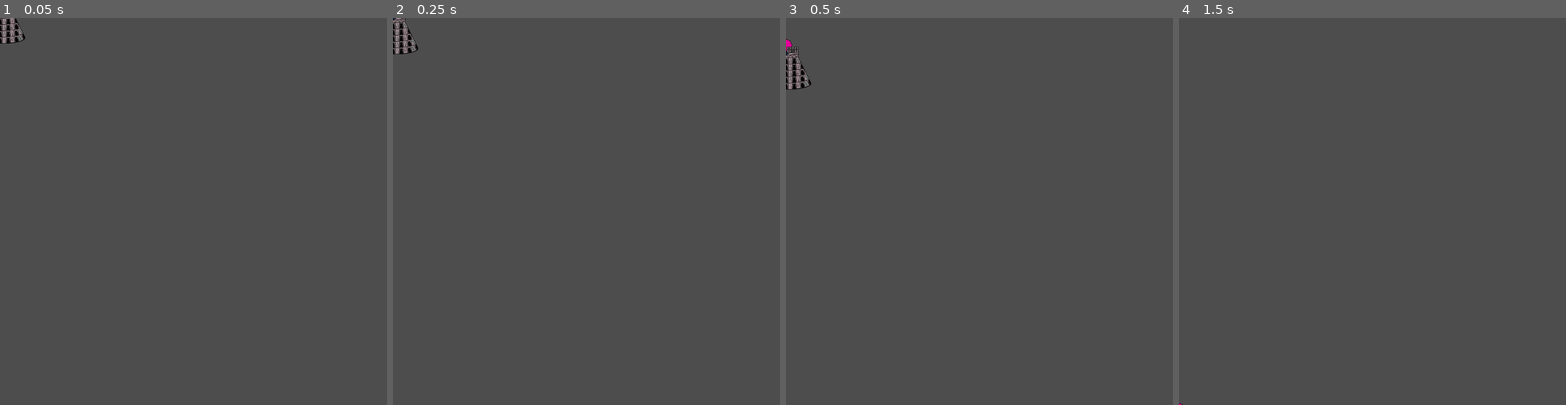
Above: before the commit, frames 1-4 (left to right).
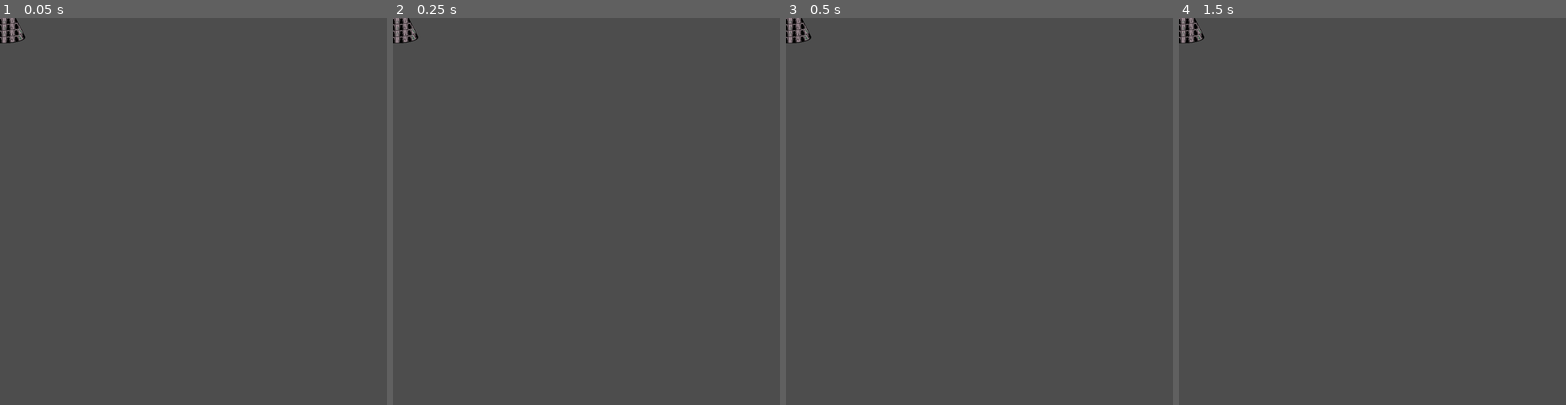
Above: after the commit, the same moments.

Repository: jaroslav2324/ludum_dare_54
Game: Godot game, scene res://scenes/tower.tscn
The game is run twice, just before and just after one commit, with the same random seed, the same clock (stepped at 60 frames per second) and the same inputs. This scene is started directly instead of the project's main scene.
Inputs (mouse positions are in pixels of both pictures, inside the frame that each line leads up to):
- Up to frame 1 (0.05 s): no input
- Up to frame 2 (0.25 s): no input
- Up to frame 3 (0.5 s): no input
- Up to frame 4 (1.5 s): move the mouse to (1457, 192) at 0.52 s; hold A (a) 0.53-1.28 s; tap D (d) at 0.8, 1.35 s; move the mouse to (1295, 230) at 1.27 s

The runs differ from the first frame. In frame 1, less than 0.1% of the frame differs, in the area x 0-7%, y 0-7%; in frame 2, 0.4%; in frame 3, 0.7%, in the area x 0-7%, y 0-19%; in frame 4, 0.3%.

Commit message:
added magic_tower

Diff:
--- a/scenes/tower.tscn
+++ b/scenes/tower.tscn
@@ -48,6 +48,7 @@
 size = Vector2(136, 134.5)
 
 [node name="Tower" type="RigidBody2D"]
+gravity_scale = 0.0
 
 [node name="AnimatedSprite2D" type="AnimatedSprite2D" parent="."]
 sprite_frames = SubResource("SpriteFrames_v2m48")
--- /dev/null
+++ b/scenes/tower_magic.tscn
@@ -0,0 +1,127 @@
+[gd_scene load_steps=19 format=3 uid="uid://cuq6u2tjmg56"]
+
+[ext_resource type="Texture2D" uid="uid://cgsopr4mnhvlr" path="res://textures/tower_magic/magikTowerIdle-Sheet.png" id="1_bp2na"]
+[ext_resource type="Texture2D" uid="uid://cxw3j5o6vaq5g" path="res://textures/tower_magic/magikTowerFire.png" id="2_5itmv"]
+[ext_resource type="Texture2D" uid="uid://c17i0o311k0op" path="res://textures/tower_magic/magikTowerSpawn-Sheet.png" id="3_j06kd"]
+
+[sub_resource type="AtlasTexture" id="AtlasTexture_x0tjj"]
+atlas = ExtResource("1_bp2na")
+region = Rect2(0, 0, 128, 128)
+
+[sub_resource type="AtlasTexture" id="AtlasTexture_b2smf"]
+atlas = ExtResource("1_bp2na")
+region = Rect2(128, 0, 128, 128)
+
+[sub_resource type="AtlasTexture" id="AtlasTexture_mruqj"]
+atlas = ExtResource("1_bp2na")
+region = Rect2(256, 0, 128, 128)
+
+[sub_resource type="AtlasTexture" id="AtlasTexture_366xb"]
+atlas = ExtResource("2_5itmv")
+region = Rect2(0, 0, 128, 128)
+
+[sub_resource type="AtlasTexture" id="AtlasTexture_nn5sj"]
+atlas = ExtResource("3_j06kd")
+region = Rect2(0, 0, 128, 128)
+
+[sub_resource type="AtlasTexture" id="AtlasTexture_4x12h"]
+atlas = ExtResource("3_j06kd")
+region = Rect2(128, 0, 128, 128)
+
+[sub_resource type="AtlasTexture" id="AtlasTexture_2pii6"]
+atlas = ExtResource("3_j06kd")
+region = Rect2(256, 0, 128, 128)
+
+[sub_resource type="AtlasTexture" id="AtlasTexture_0gsxb"]
+atlas = ExtResource("3_j06kd")
+region = Rect2(384, 0, 128, 128)
+
+[sub_resource type="AtlasTexture" id="AtlasTexture_af08j"]
+atlas = ExtResource("3_j06kd")
+region = Rect2(512, 0, 128, 128)
+
+[sub_resource type="AtlasTexture" id="AtlasTexture_mb5dt"]
+atlas = ExtResource("3_j06kd")
+region = Rect2(640, 0, 128, 128)
+
+[sub_resource type="AtlasTexture" id="AtlasTexture_d2h0d"]
+atlas = ExtResource("3_j06kd")
+region = Rect2(768, 0, 128, 128)
+
+[sub_resource type="AtlasTexture" id="AtlasTexture_ckflq"]
+atlas = ExtResource("3_j06kd")
+region = Rect2(896, 0, 128, 128)
+
+[sub_resource type="AtlasTexture" id="AtlasTexture_rcyn2"]
+atlas = ExtResource("3_j06kd")
+region = Rect2(1024, 0, 128, 128)
+
+[sub_resource type="SpriteFrames" id="SpriteFrames_wdq0y"]
+animations = [{
+"frames": [{
+"duration": 1.0,
+"texture": SubResource("AtlasTexture_x0tjj")
+}, {
+"duration": 1.0,
+"texture": SubResource("AtlasTexture_b2smf")
+}, {
+"duration": 1.0,
+"texture": SubResource("AtlasTexture_mruqj")
+}],
+"loop": true,
+"name": &"default",
+"speed": 5.0
+}, {
+"frames": [{
+"duration": 1.0,
+"texture": SubResource("AtlasTexture_366xb")
+}],
+"loop": false,
+"name": &"fire",
+"speed": 5.0
+}, {
+"frames": [{
+"duration": 1.0,
+"texture": SubResource("AtlasTexture_nn5sj")
+}, {
+"duration": 1.0,
+"texture": SubResource("AtlasTexture_4x12h")
+}, {
+"duration": 1.0,
+"texture": SubResource("AtlasTexture_2pii6")
+}, {
+"duration": 1.0,
+"texture": SubResource("AtlasTexture_0gsxb")
+}, {
+"duration": 1.0,
+"texture": SubResource("AtlasTexture_af08j")
+}, {
+"duration": 1.0,
+"texture": SubResource("AtlasTexture_mb5dt")
+}, {
+"duration": 1.0,
+"texture": SubResource("AtlasTexture_d2h0d")
+}, {
+"duration": 1.0,
+"texture": SubResource("AtlasTexture_ckflq")
+}, {
+"duration": 1.0,
+"texture": SubResource("AtlasTexture_rcyn2")
+}],
+"loop": false,
+"name": &"spawn",
+"speed": 5.0
+}]
+
+[sub_resource type="RectangleShape2D" id="RectangleShape2D_2c1ts"]
+size = Vector2(134, 135)
+
+[node name="RigidBody2D" type="RigidBody2D"]
+gravity_scale = 0.0
+
+[node name="AnimatedSprite2D" type="AnimatedSprite2D" parent="."]
+sprite_frames = SubResource("SpriteFrames_wdq0y")
+
+[node name="CollisionShape2D" type="CollisionShape2D" parent="."]
+position = Vector2(0, 0.5)
+shape = SubResource("RectangleShape2D_2c1ts")
